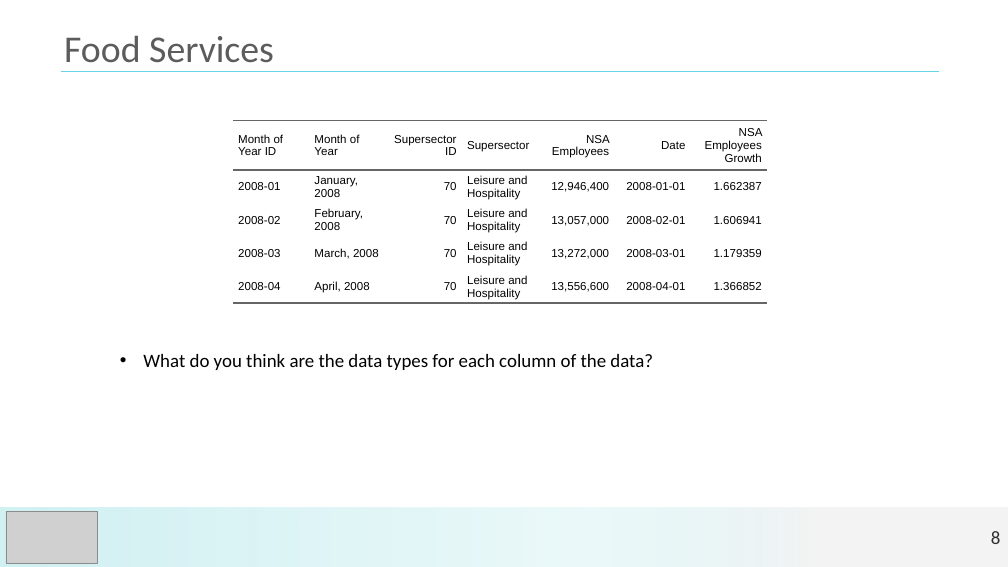
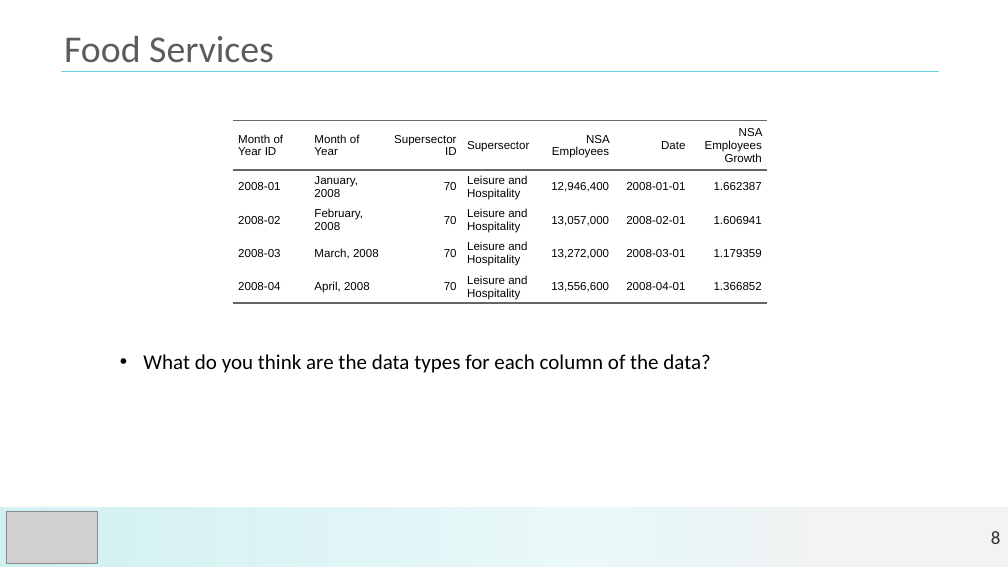
Before and after one commit to jmgraham30/SWBmodules, a slide deck: slide 8 of slides/date_time_lecture.pptx. Drawn at 1008x567 pixels with LibreOffice and Linux fonts; fonts in the diff are those of the drawing; grey boxes stand for pictures. Boxes give left, top, right and bottom in pixels: in the first picture for what was removed or moved away, otherwise in the second. Text is boxed around its words. In the diff, an @@ line names an element or a change of style, - is before the commit and + after.

```diff
--- a/slides/date_time_lecture.pptx
+++ b/slides/date_time_lecture.pptx
@@ text "What do you think are ..." at <box>143,354,711,373</box>: size 18 to 20 pt @@
```
Also in this commit, not shown: 17 other slides changed, 5 other files.
